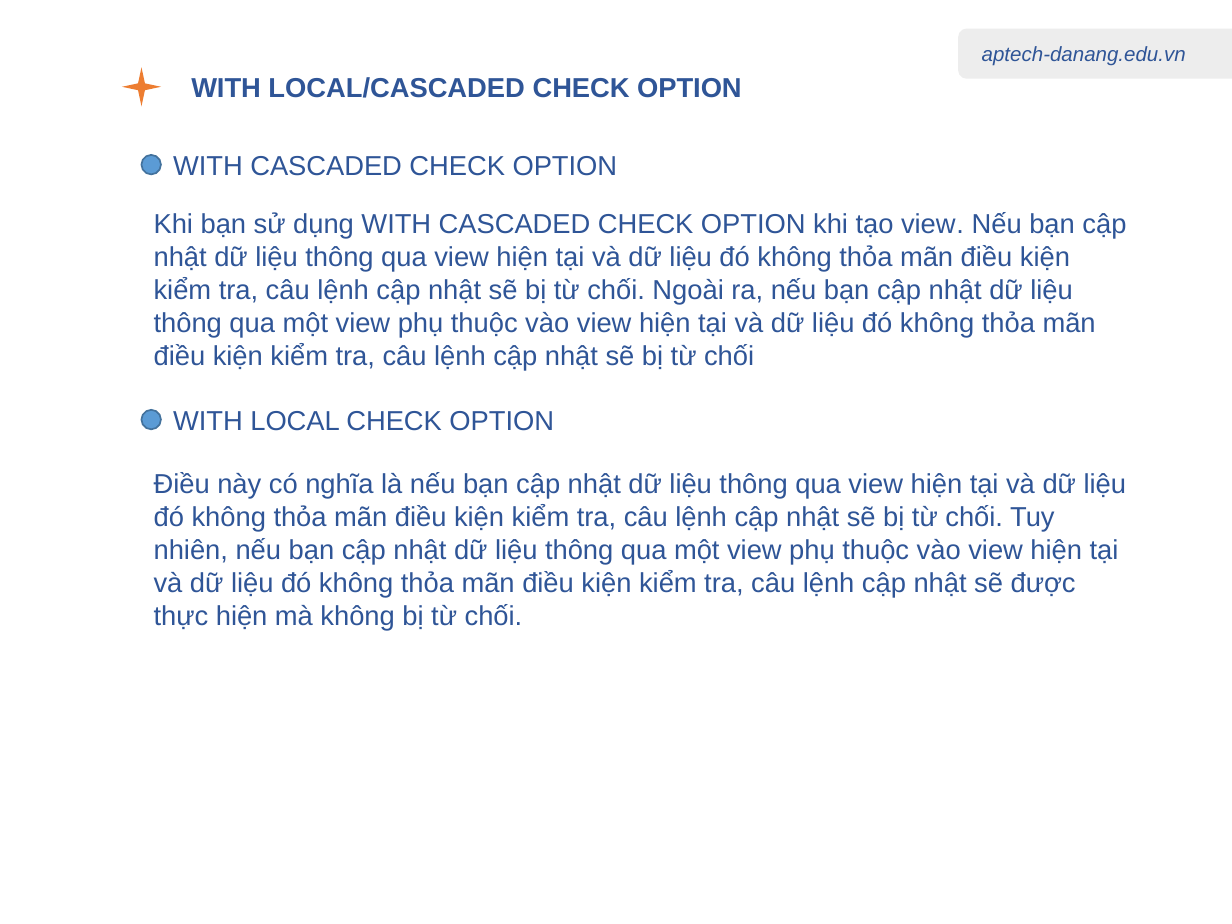
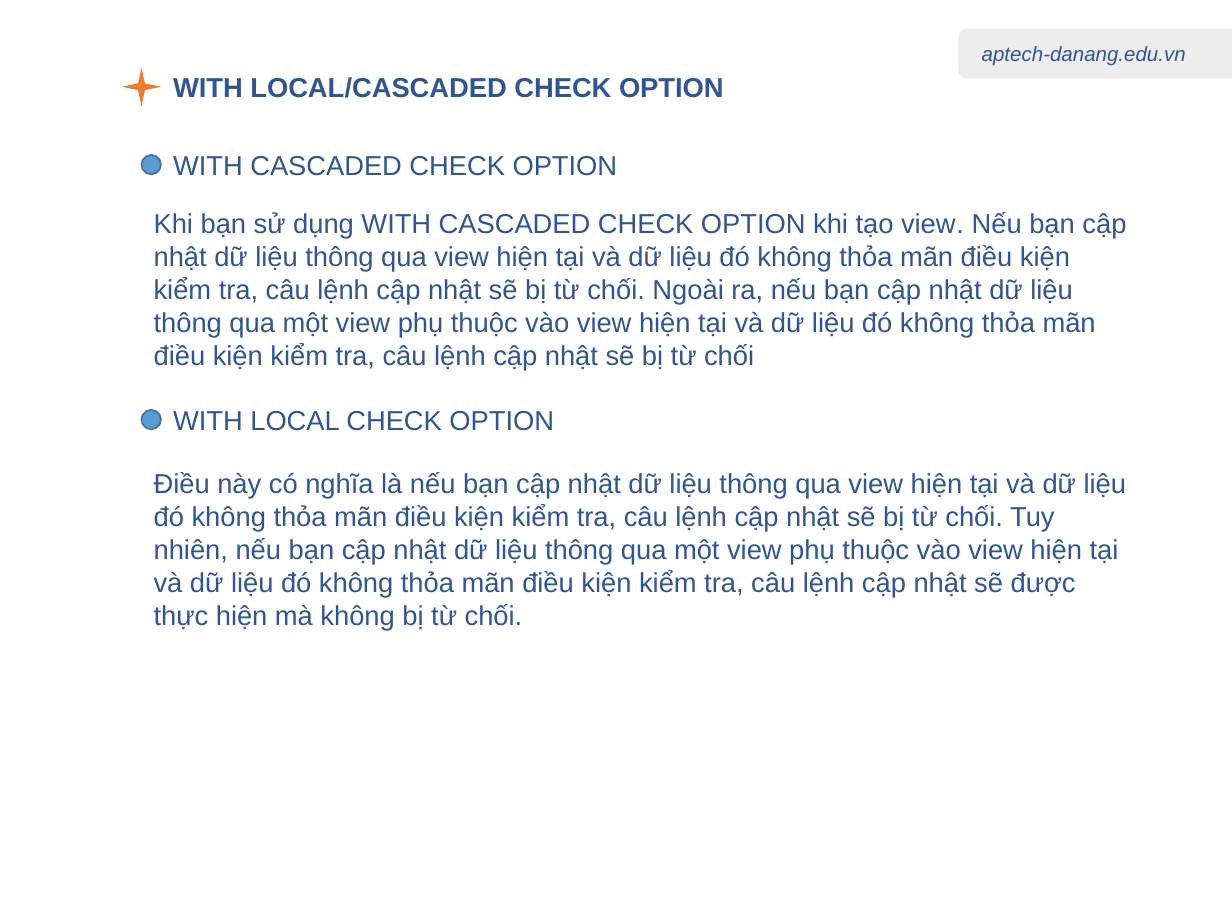
Before and after one commit to nhannn87dn/Learn-PostgreSQL, a slide deck: slide 16 of 01.Lessions/09-Stored-procedures-Triggers-Views/09-Stored-procedures-Triggers-Views.pptx. Drawn at 1232x924 pixels with LibreOffice and Linux fonts; fonts in the diff are those of the drawing. Boxes give left, top, right and bottom in pixels: in the first picture for what was removed or moved away, otherwise in the second. Text is boxed around its words. In the diff, an @@ line names an element or a change of style, - is before the commit and + after.

```diff
--- a/01.Lessions/09-Stored-procedures-Triggers-Views/09-Stored-procedures-Triggers-Views.pptx
+++ b/01.Lessions/09-Stored-procedures-Triggers-Views/09-Stored-procedures-Triggers-Views.pptx
@@ text "WITH LOCAL/CASCADED CHECK OPTION": place and size @@
-text "WITH LOCAL/CASCADED CHECK OPTION" at [191, 77, 742, 98]
+text "WITH LOCAL/CASCADED CHECK OPTION" at [173, 77, 724, 98]
```
Also in this commit, not shown: 1 other slide changed, 3 slides added, 6 other files.
